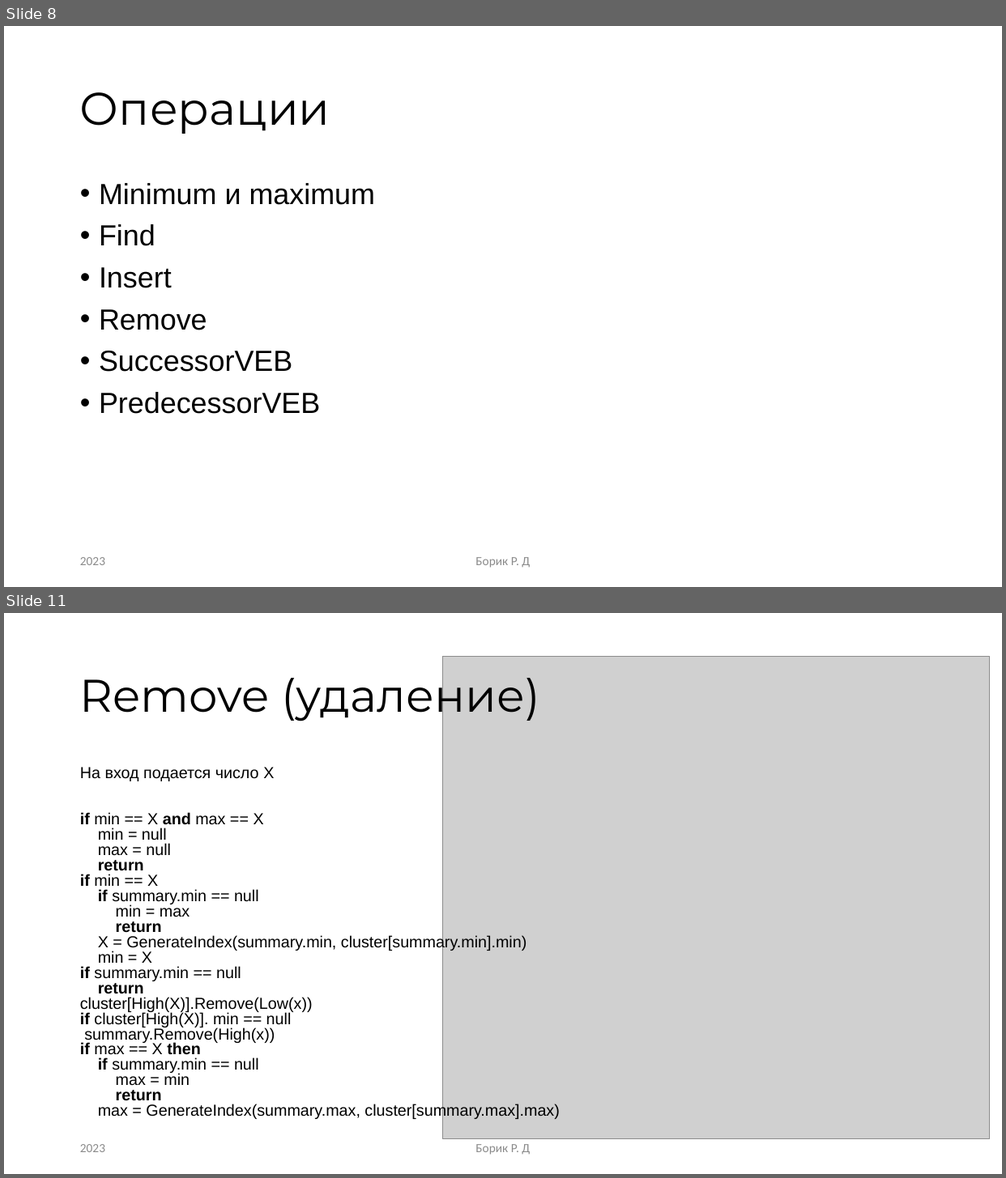
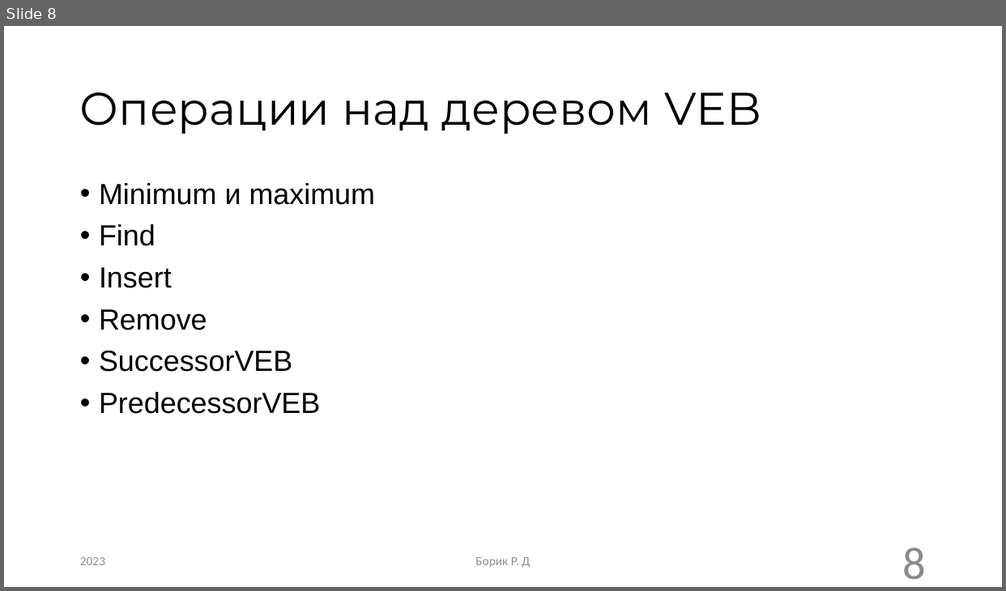
Before and after one commit to RandomServant/Van-Emde-Boas-tree, a slide deck: Presentation van Emde Boas tree.pptx. Shown one above the other, each under a label of ours: slides 8 and 11 before the commit, slide 8 after it; the slides between them are not shown. The pictures are 1006x1178 and 1006x591 pixels, drawn with LibreOffice and Linux fonts; fonts in the diff are those of the drawing; grey boxes stand for pictures. Boxes give left, top, right and bottom in pixels: in the first picture for what was removed or moved away, otherwise in the second. Text is boxed around its words. In the diff, an @@ line names an element or a change of style, - is before the commit and + after.

```diff
--- a/Presentation van Emde Boas tree.pptx
+++ b/Presentation van Emde Boas tree.pptx
@@ slide 11 removed at [4, 613, 1002, 1174], background #FFFFFF @@
@@ picture removed at [443, 657, 990, 1139] @@
@@ title removed at [80, 667, 540, 723] @@
-Remove (удаление)
@@ text removed at [80, 767, 559, 1120] @@
-На вход подается число X
-if min == Х and max == Х
-min = null
-max = null
-return
-if min == X
-if summary.min == null
-min = max
-return
-X = GenerateIndex(summary.min, cluster[summary.min].min)
-min = X
-if summary.min == null
-return
-cluster[High(X)].Remove(Low(x))
-if cluster[High(X)]. min == null
-summary.Remove(High(x))
-if max == X then
-if summary.min == null
-max = min
-return
-max = GenerateIndex(summary.max, cluster[summary.max].max)
@@ text removed at [80, 1144, 105, 1152] @@
-2023
@@ text removed at [475, 1144, 530, 1155] @@
-Борик Р. Д
@@ slide 8 changed as well @@
@@ title at [80, 92, 761, 134]: text changed @@
-Операции
+Операции над деревом VEB
@@ page number added at [902, 548, 926, 580], 44 pt, text #8C8C8C @@
+8
```
Also in this commit, not shown: 15 other slides changed, 1 slide added, 4 other slides removed.
